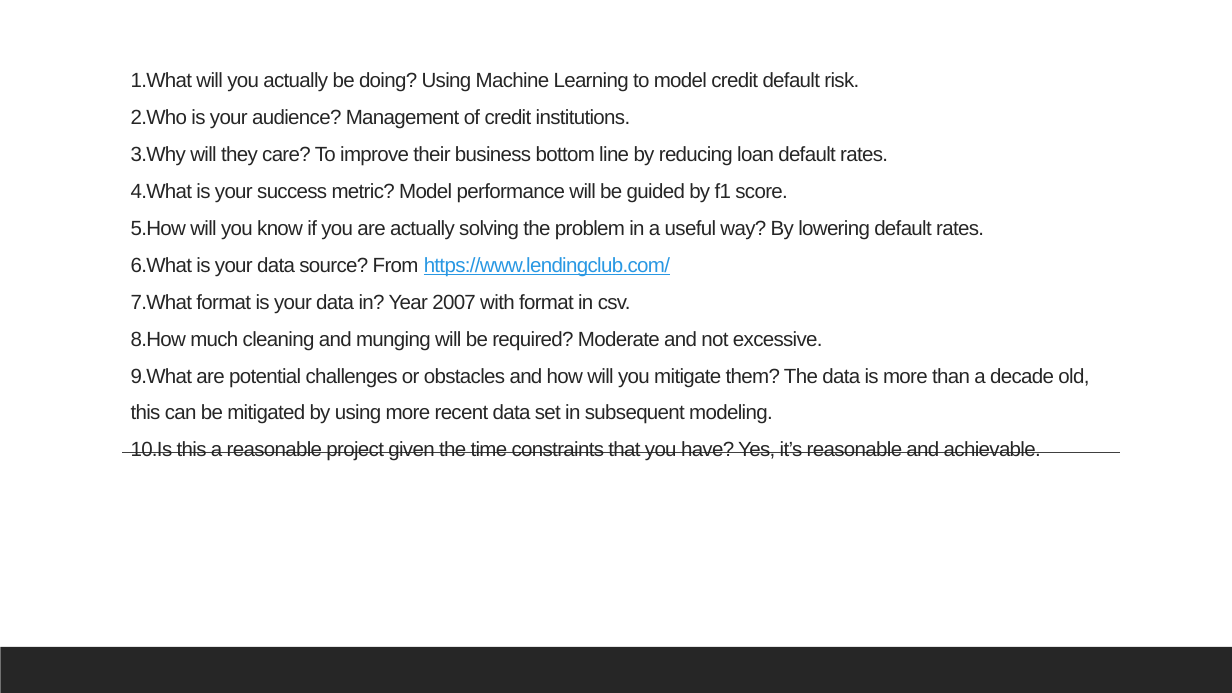
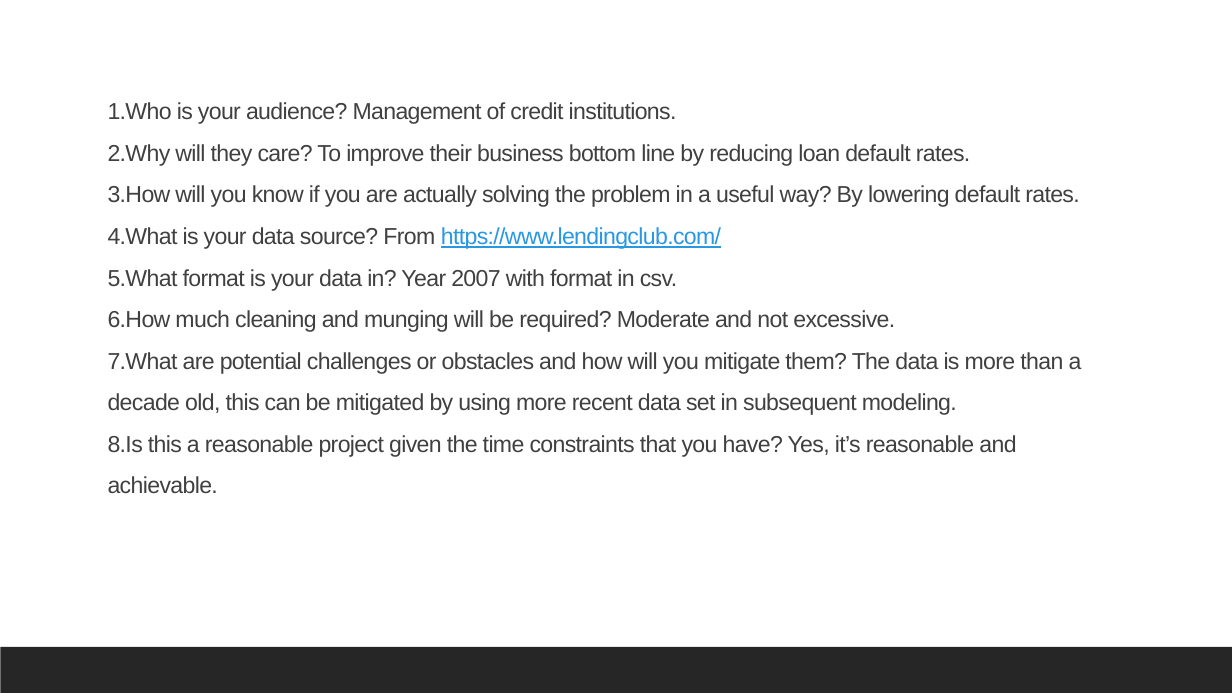
Before and after one commit to Choc91/General-Assembly-Capstone, a slide deck: slide 4 of Credit Risk Capstone Project.pptx (slide 3 before the commit). Drawn at 1232x693 pixels with LibreOffice and Linux fonts; fonts in the diff are those of the drawing. Boxes give left, top, right and bottom in pixels: in the first picture for what was removed or moved away, otherwise in the second. Text is boxed around its words. In the diff, an @@ line names an element or a change of style, - is before the commit and + after.

```diff
--- a/Credit Risk Capstone Project.pptx
+++ b/Credit Risk Capstone Project.pptx
@@ text "1.Who is your audience? Management ..." at [108,102,1082,493]: vertical alignment bottom to top @@
@@ text at [108,102,1082,493]: text changed; size 16 to 18 pt; text colour #262626 to #404040 @@
-1.What will you actually be doing? Using Machine Learning to model credit default risk.
-2.Who is your audience? Management of credit institutions.
-3.Why will they care? To improve their business bottom line by reducing loan default rates.
-4.What is your success metric? Model performance will be guided by f1 score.
-5.How will you know if you are actually solving the problem in a useful way? By lowering default rates.
-6.What is your data source? From https://www.lendingclub.com/
-7.What format is your data in? Year 2007 with format in csv.
-8.How much cleaning and munging will be required? Moderate and not excessive.
-9.What are potential challenges or obstacles and how will you mitigate them? The data is more than a decade old, this can be mitigated by using more recent data set in subsequent modeling.
-10.Is this a reasonable project given the time constraints that you have? Yes, it’s reasonable and achievable.
+1.Who is your audience? Management of credit institutions.
+2.Why will they care? To improve their business bottom line by reducing loan default rates.
+3.How will you know if you are actually solving the problem in a useful way? By lowering default rates.
+4.What is your data source? From https://www.lendingclub.com/
+5.What format is your data in? Year 2007 with format in csv.
+6.How much cleaning and munging will be required? Moderate and not excessive.
+7.What are potential challenges or obstacles and how will you mitigate them? The data is more than a decade old, this can be mitigated by using more recent data set in subsequent modeling.
+8.Is this a reasonable project given the time constraints that you have? Yes, it’s reasonable and achievable.
@@ line removed from (122, 452) to (1120, 452) @@
```
Also in this commit, not shown: 1 other slide changed, 1 slide added.
